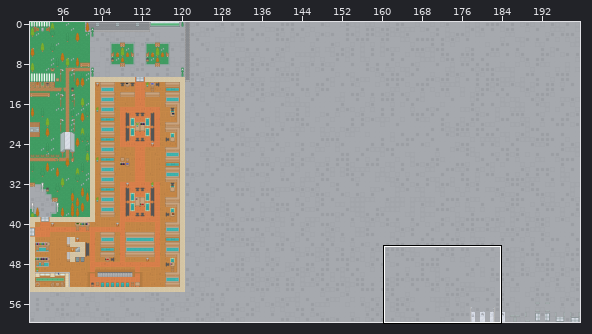
Tiled map -- app/assets/MapLib.tmx. Above, an overview of the earlier version with the close-up marked.
Close-up. Before:
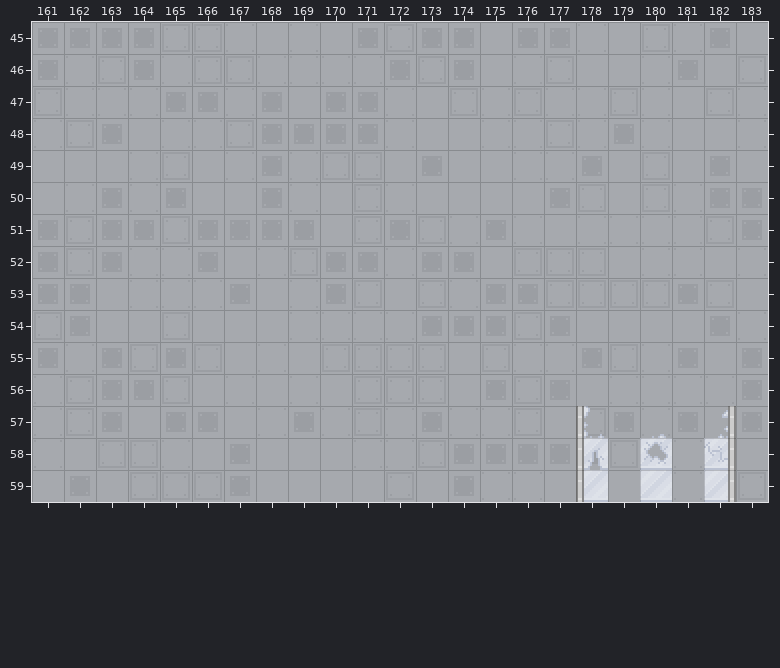
Cells are 64x64 px. Shown: x 161..183, y 45..59. The commit also changed other parts of the map, which this record leaves out.
After:
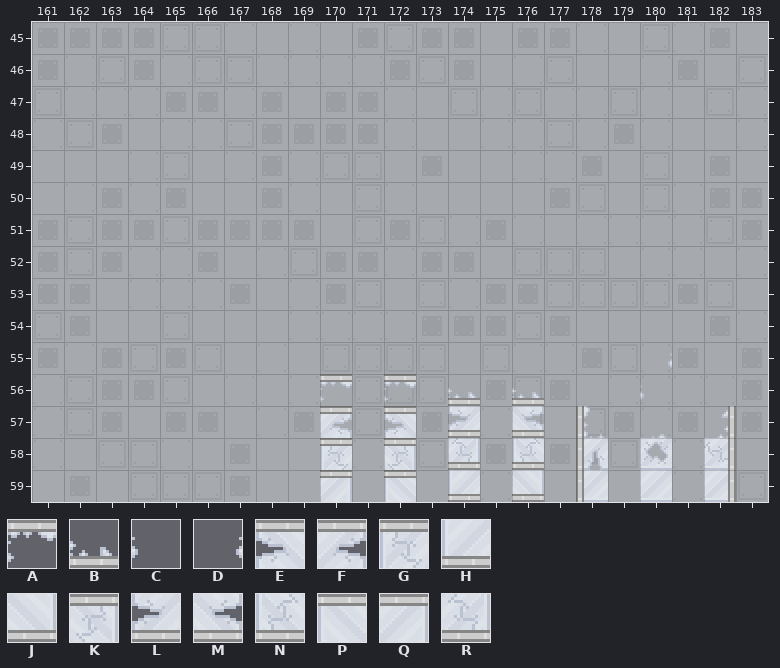
Key: from "Custom": A 80, B 81, C 82, D 83, E 90, F 91, G 92, H 93, J 94, K 97, L 100, M 101, N 102, P 103, Q 104, R 107.
_ is an empty cell.
What changed:
Layer "Environment":
y 55: x 180 _ -> D
y 56: x 170 _ -> A; x 172 _ -> A; x 174 _ -> B; x 176 _ -> B; x 180 _ -> C
y 57: x 170 _ -> F; x 172 _ -> E; x 174 _ -> L; x 176 _ -> M
y 58: x 170 _ -> G; x 172 _ -> K; x 174 _ -> R; x 176 _ -> N
y 59: x 170 _ -> Q; x 172 _ -> P; x 174 _ -> H; x 176 _ -> J
Where, in picture pixels (left, top, right, bottom), the same in both close-ups:
added: (640, 353, 672, 400)
added: (320, 374, 352, 502)
added: (384, 374, 416, 502)
added: (448, 388, 480, 502)
added: (512, 388, 544, 502)
